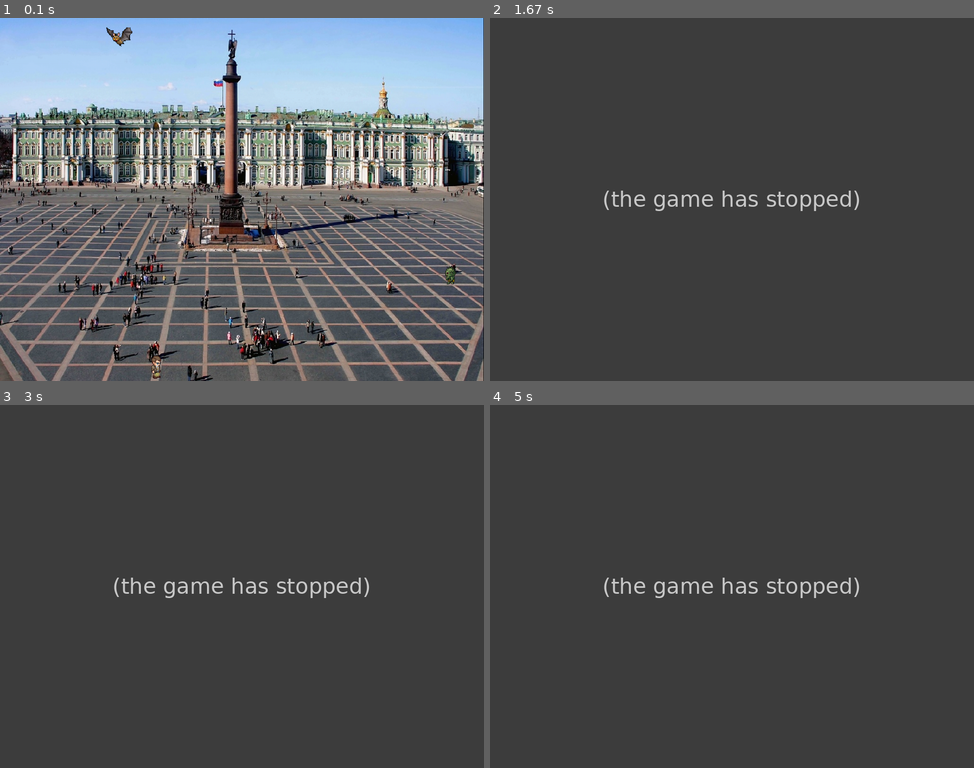
Above: before the commit, frames 1-4 (two rows, left to right).
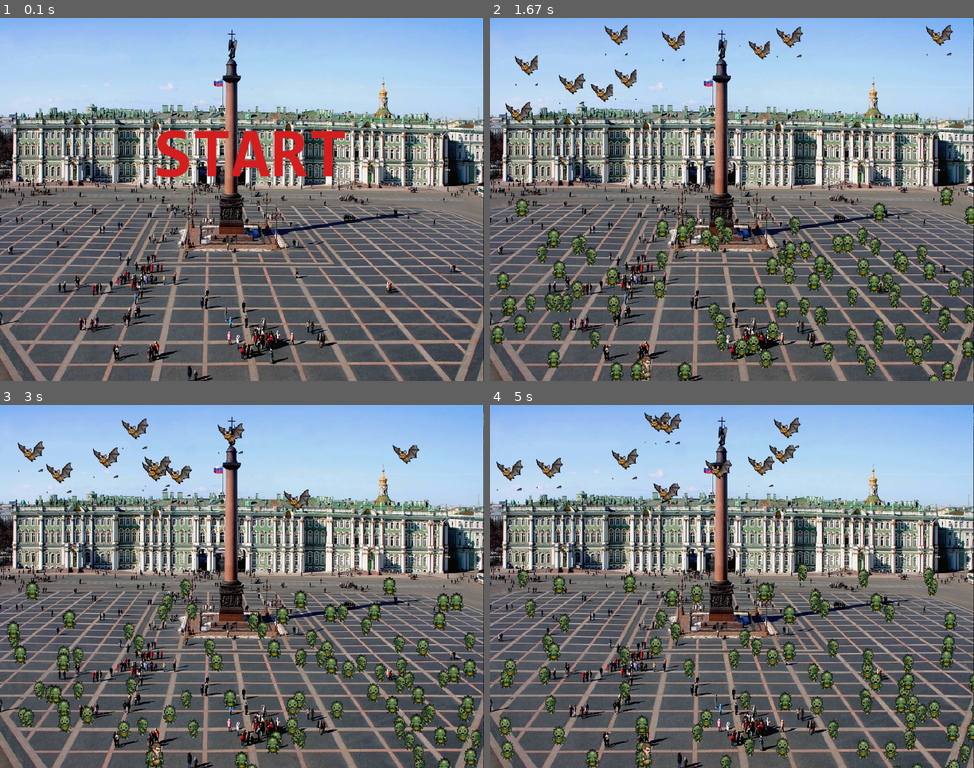
Above: after the commit, the same moments.

Repository: livington/PetersburgVampires
Game: pygame game, started from main.py
Same seed, same stepped clock (60 frames per second), same inputs: the game is played once before the commit and once after it.
Inputs:
- Up to frame 1 (0.1 s): no input
- Up to frame 2 (1.67 s): tap Keypad Enter at 0.33 s
- Up to frame 3 (3 s): no input
- Up to frame 4 (5 s): no input

The runs differ from the first frame. In frame 1, 2.6% of the frame differs, in the area x 21-95%, y 2-100%; in frame 2, 88%; in frame 3, 88%; in frame 4, 88%, in the area x 0-100%, y 0-100%.
Error before the commit: ValueError: The truth value of an array with more than one element is ambiguous. Use a.any()...; the game stopped at 0.33 s (later frames are placeholders)

Commit message:
add simple UI

Diff:
--- a/Constants.py
+++ b/Constants.py
@@ -24,6 +24,11 @@
 MOVE = 3
 STOP = -1
 
+"""base game state constants"""
+FIRST_ENTER = 0
+GAME = 1
+PAUSE = 2
+END = 3
 
 X = 0
 Y = 1
@@ -50,6 +55,8 @@
 BAT_PNG_PATH = "data/vampire2.png"
 ZOMBIE_PNG_PATH = "data/zombie3.png"
 BACK_GROUND_PATH = 'data/background.jpg'
+START_BUTTON_PATH = 'data/start.png'
+END_BUTTON_PATH = 'data/end.png'
 
 GAME_ZONE_DEFAULT = [[0, SCREEN_WIDTH], [SCREEN_HEIGHT/3 + 60, SCREEN_HEIGHT]]
 VAMPIRE_ZONE = [[0, SCREEN_WIDTH], [0, SCREEN_HEIGHT/4]]
--- a/Persons.py
+++ b/Persons.py
@@ -187,12 +187,12 @@
         self.catch = catch
         self.damage_zone = self.catch/10
 
-    # test example for Zombies motions
+    """test example for Zombies motions"""
     def motions(self, player):
         vec_distance = player.position_np - (self.position_np - 5)
         vec_enemy_view = np.dot(vec_distance, self.direction_np)
 
-        # if Zombie see Player it will be move and won't change his direction
+        """if Zombie see Player it will be move and won't change his direction"""
         if vec_enemy_view > 0 and norm(vec_distance, 2) <= self.catch:
             self.take_step()
         # If zombie doesn't see Player it will turn to player
--- a/main.py
+++ b/main.py
@@ -10,41 +10,79 @@
         self.enemies = []
         self.background = pygame.image.load(BACK_GROUND_PATH)
         self.running = True
-        # Добавил летучих мышей)
-        for i in range(1):
-            self.enemies.append(Bat(start_position=[random.randint(0, SCREEN_WIDTH), random.randint(0, 200)]))
-        # Добавил зомбарей)
-        for i in range(1):
-            self.enemies.append(Zombie(start_position=[random.randint(0, SCREEN_WIDTH), random.randint(400, 700)]))
+        self.state = FIRST_ENTER
 
-        self.main_loop()
+        # self.add_enemies()
+        # self.main_loop()
 
     def handle_events(self):
         for event in pygame.event.get():
             if event.type == pygame.QUIT:
                 sys.exit()
-            self.player.motions(event)
+            if self.state == FIRST_ENTER:
+                if event.type == pygame.KEYDOWN and event.key == pygame.K_KP_ENTER:
+                    self.state = GAME
+            elif self.state == GAME:
+                self.player.motions(event)
+            elif self.state == END:
+                if event.type == pygame.KEYDOWN:
+                    if event.key == pygame.K_KP_ENTER:
+                        self.state = GAME
+                    elif event.key == pygame.K_n:
+                        self.running = False
 
     def render(self):
-        #Прорисовка
+        # rendering
         self.screen.blit(self.background, (0, 0))
-        for enemy in self.enemies:
-            enemy.render(self.screen)
-        self.player.render(self.screen)
+
+        if self.state == FIRST_ENTER:
+            self.screen.blit(pygame.image.load(START_BUTTON_PATH), (SCREEN_WIDTH / 5, SCREEN_HEIGHT / 8))
+        elif self.state == GAME:
+            self.screen.blit(self.background, (0, 0))
+            for enemy in self.enemies:
+                enemy.render(self.screen)
+            self.player.render(self.screen)
+        elif self.state == END:
+            self.screen.blit(pygame.image.load(END_BUTTON_PATH), (SCREEN_WIDTH / 5, SCREEN_HEIGHT / 8))
+
         pygame.display.flip()
+
+    def add_enemies(self):
+        # Добавил летучих мышей)
+        for i in range(10):
+            self.enemies.append(Bat(start_position=[random.randint(0, SCREEN_WIDTH), random.randint(0, 200)]))
+        # Добавил зомбарей)
+        for i in range(100):
+            self.enemies.append(Zombie(start_position=[random.randint(0, SCREEN_WIDTH), random.randint(400, 700)]))
+
+    def check_player_hp(self):
+        if self.player.HP <= 0:
+            self.state = END
 
     def main_loop(self):
         # Основной цикл программы
         while self.running is True:
             # self.player.motions()
+            # self.check_player_hp()
+            self.render()
             self.handle_events()
-            for enemy in self.enemies:
-                if enemy.name == "Zombie":
-                    enemy.motions(self.player)
-                else:
-                    enemy.motions()
-            self.render()
+
+            if self.state == GAME:
+                if old_state in [FIRST_ENTER, END]:
+                    self.player.HP = MAX_HP
+                    self.add_enemies()
+                for enemy in self.enemies:
+                    if enemy.name == "Zombie":
+                        enemy.motions(self.player)
+                    else:
+                        enemy.motions()
+                self.check_player_hp()
+            elif self.state == END:
+                self.enemies = []
+
+            old_state = self.state
 
 
 pygame.init()
 game = Main()
+game.main_loop()
Binary file added: data/end.png
Binary file added: data/start.png
